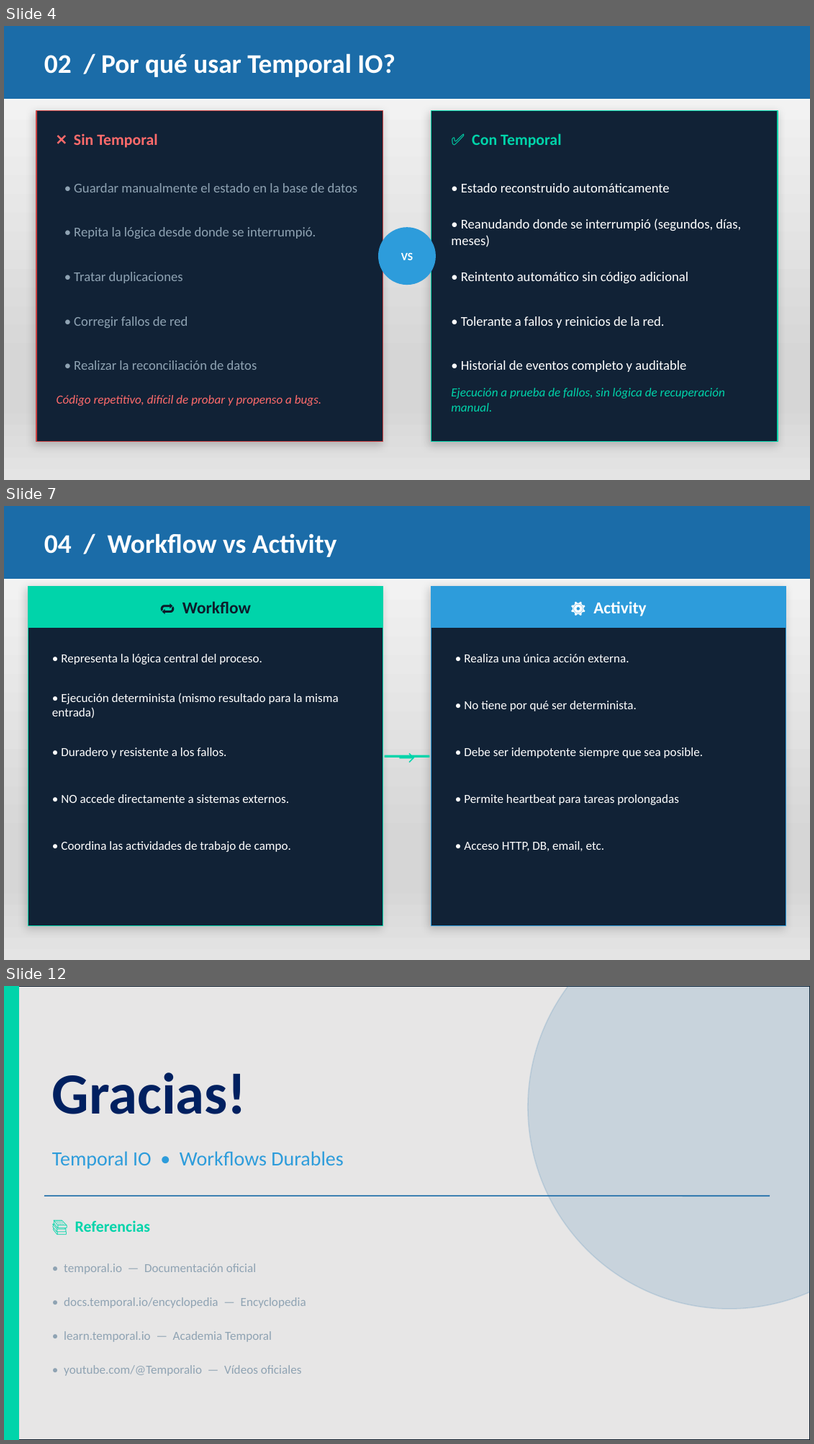
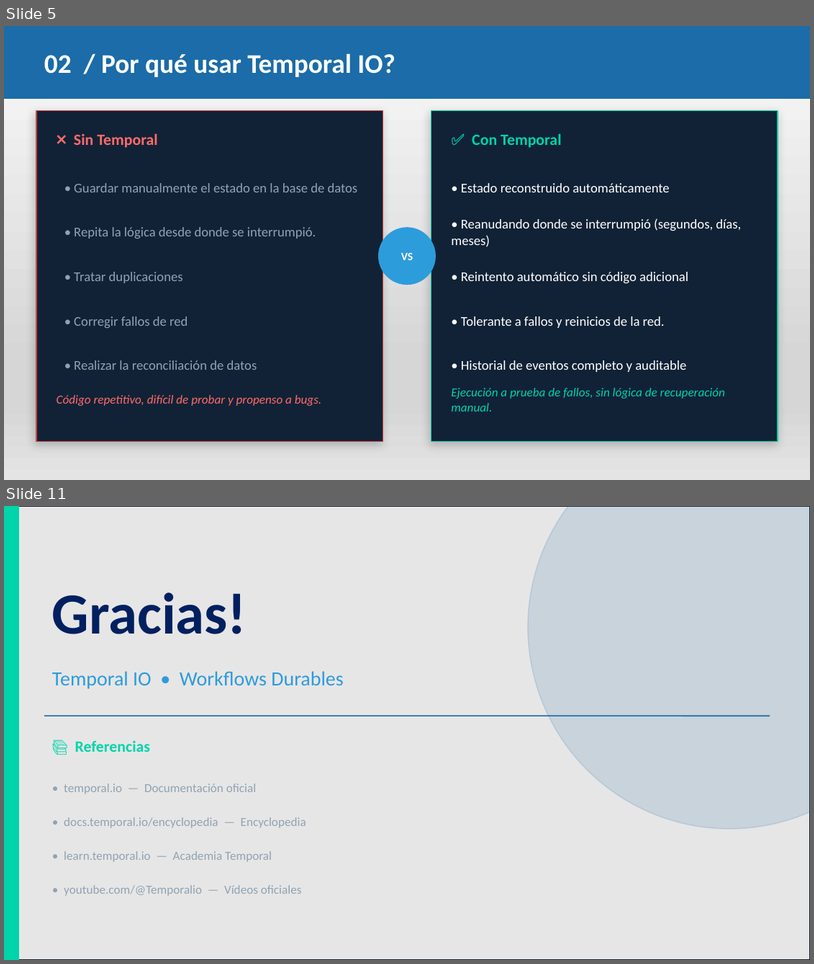
Before and after one commit to pedro-bvf/Temporal-IO, a slide deck: Temporal_IO_es.pptx. Shown one above the other, each under a label of ours: slides 4, 7 and 12 before the commit, slides 5 and 11 after it; the slides between them are not shown. The pictures are 814x1444 and 814x964 pixels, drawn with LibreOffice and Linux fonts; fonts in the diff are those of the drawing. Boxes give left, top, right and bottom in pixels: in the first picture for what was removed or moved away, otherwise in the second. Text is boxed around its words. In the diff, an @@ line names an element or a change of style, - is before the commit and + after.

```diff
--- a/Temporal_IO_es.pptx
+++ b/Temporal_IO_es.pptx
@@ slide 7 removed at (4, 506, 810, 960), background gradient #FAFAFA to #D7D7D7 to #E4E4E4 @@
@@ rectangle removed at (4, 506, 810, 579) @@
@@ text removed at (44, 533, 337, 557) @@
-04 / Workflow vs Activity
@@ rectangle removed at (28, 587, 383, 925) @@
@@ rectangle removed at (28, 587, 383, 627) @@
@@ rectangle removed at (432, 587, 786, 925) @@
@@ rectangle removed at (432, 587, 786, 627) @@
@@ text removed at (183, 601, 251, 613) @@
-🔁 Workflow
@@ text removed at (594, 601, 646, 616) @@
-⚙️ Activity
@@ text removed at (61, 654, 262, 664) @@
-• Representa la lógica central del proceso.
@@ text removed at (464, 654, 629, 662) @@
-• Realiza una única acción externa.
@@ text removed at (52, 692, 338, 718) @@
-• Ejecución determinista (mismo resultado para la misma entrada)
@@ text removed at (464, 700, 637, 711) @@
-• No tiene por qué ser determinista.
@@ text removed at (385, 740, 430, 772) @@
-→
@@ text removed at (61, 747, 226, 758) @@
-• Duradero y resistente a los fallos.
@@ line removed from (385, 756) to (430, 756) @@
@@ text removed at (464, 747, 703, 758) @@
-• Debe ser idempotente siempre que sea posible.
@@ text removed at (61, 794, 289, 803) @@
-• NO accede directamente a sistemas externos.
@@ text removed at (464, 794, 679, 805) @@
-• Permite heartbeat para tareas prolongadas
@@ text removed at (61, 841, 291, 852) @@
-• Coordina las actividades de trabajo de campo.
@@ text removed at (464, 841, 605, 851) @@
-• Acceso HTTP, DB, email, etc.
@@ what was slide 4 is now slide 5 @@
@@ what was slide 12 is now slide 11 @@
```
Also in this commit, not shown: 7 slides changed, 1 slide added, 1 other slide removed, 3 other files.
